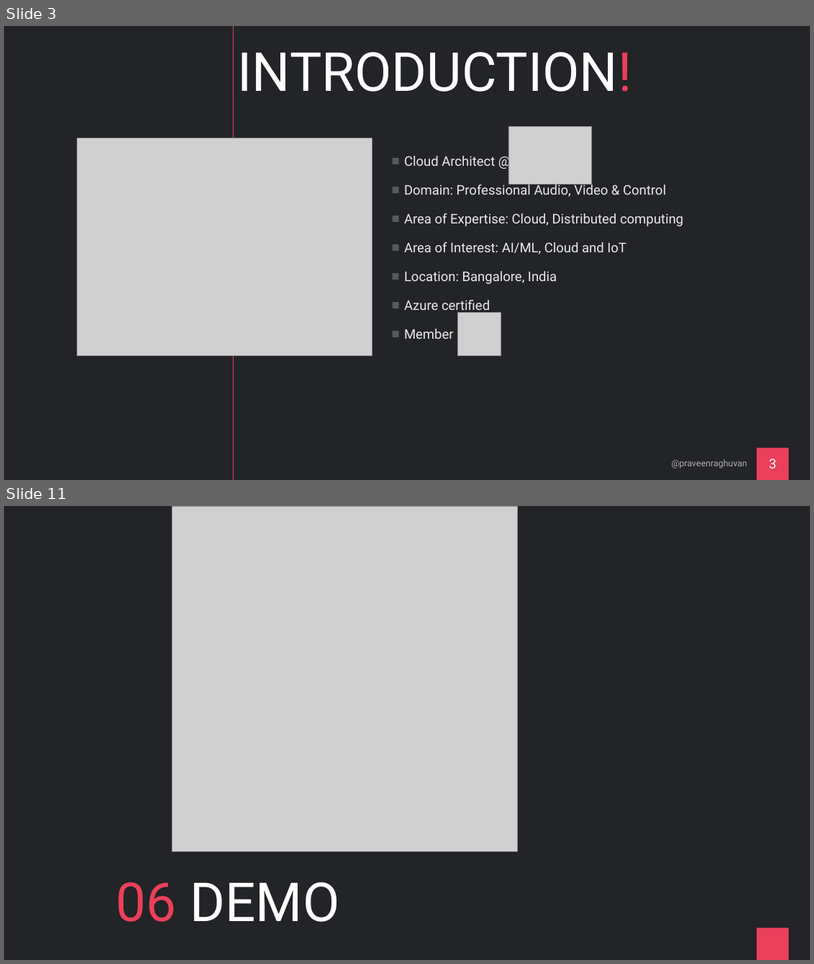
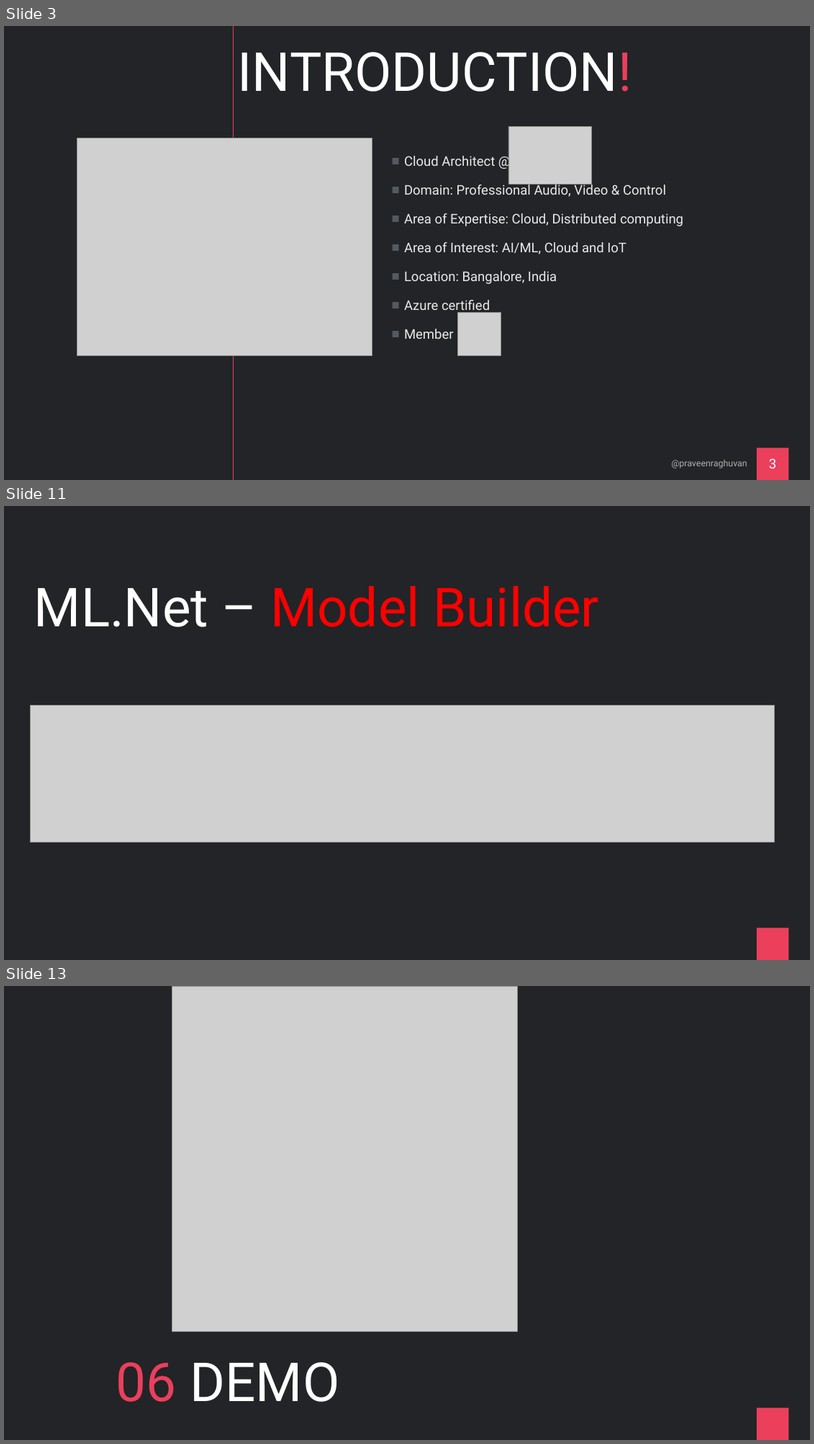
Before and after one commit to praveenraghuvanshi/tech-sessions, a slide deck: 16062021-Global-AI-Community-2021/cricket-analytics.pptx. Shown one above the other, each under a label of ours: slides 3 and 11 before the commit, slides 3, 11 and 13 after it; the slides between them are not shown. The pictures are 814x964 and 814x1444 pixels, drawn with LibreOffice and Linux fonts; fonts in the diff are those of the drawing; grey boxes stand for pictures. Boxes give left, top, right and bottom in pixels: in the first picture for what was removed or moved away, otherwise in the second. Text is boxed around its words. In the diff, an @@ line names an element or a change of style, - is before the commit and + after.

Commit message:
Added Model Builder

```diff
--- a/16062021-Global-AI-Community-2021/cricket-analytics.pptx
+++ b/16062021-Global-AI-Community-2021/cricket-analytics.pptx
@@ slide 11 added at [4, 506, 810, 960], background #222427; not listed: 1 template element that a slide beside it also shows @@
@@ title added at [34, 586, 599, 627], 96 pt, text #FF0000 @@
+ML.Net – Model Builder
@@ picture added at [30, 705, 774, 842] @@
@@ what was slide 11 is now slide 13 @@
```
Also in this commit, not shown: 7 slides changed, 1 other slide added, 14 other files.
